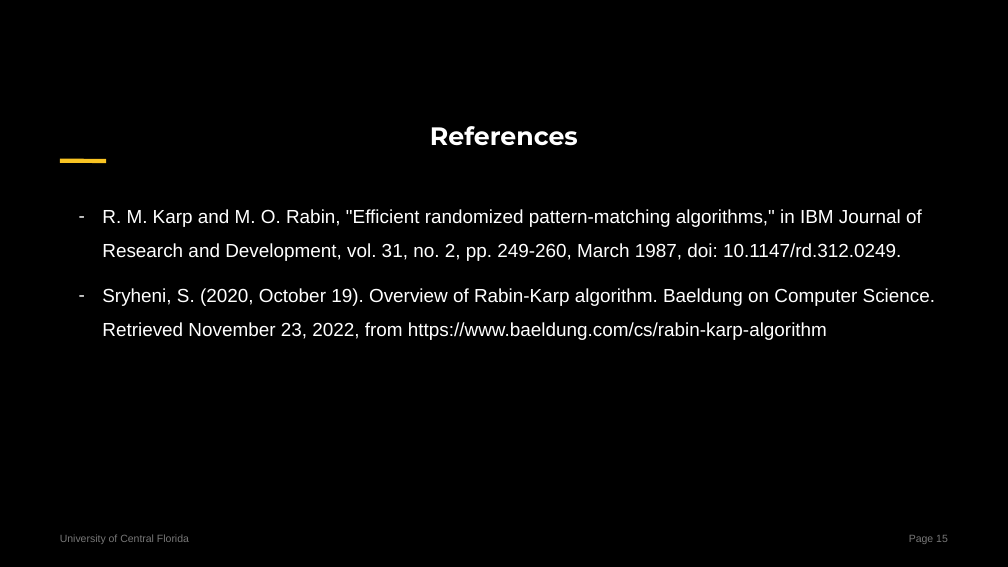
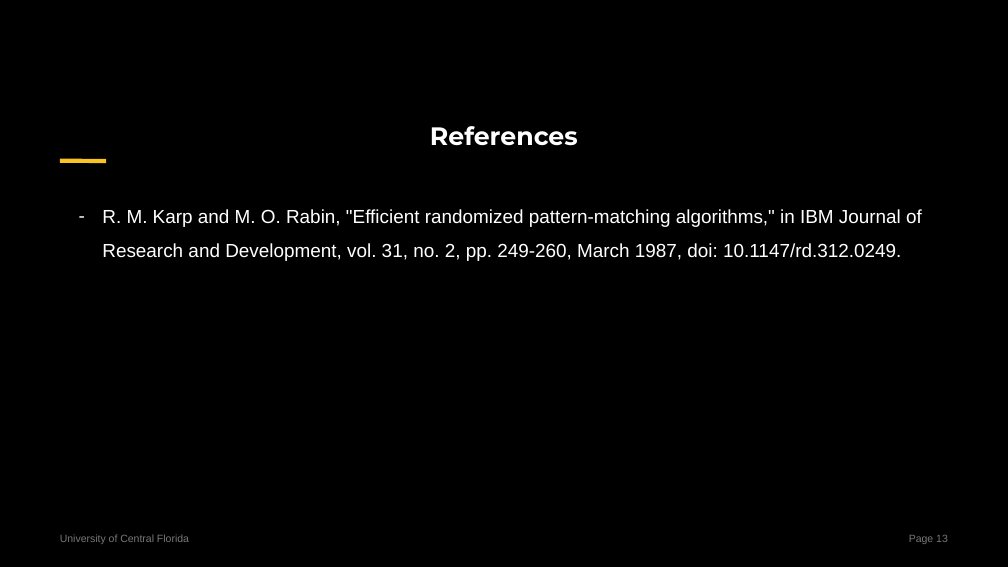
Before and after one commit to centuryhopper/Fall2022CourseContents, a slide deck: slide 13 of CAP6515/paper_presentation_files/rabin-karp-presentation.pptx (slide 15 before the commit). Drawn at 1008x567 pixels with LibreOffice and Linux fonts; fonts in the diff are those of the drawing. Boxes give left, top, right and bottom in pixels: in the first picture for what was removed or moved away, otherwise in the second. Text is boxed around its words. In the diff, an @@ line names an element or a change of style, - is before the commit and + after.

```diff
--- a/CAP6515/paper_presentation_files/rabin-karp-presentation.pptx
+++ b/CAP6515/paper_presentation_files/rabin-karp-presentation.pptx
@@ text at (102, 288, 935, 340): paragraph removed @@
-– Sryheni, S. (2020, October 19). Overview of Rabin-Karp algorithm. Baeldung on Computer Science. Retrieved November 23, 2022, from https://www.baeldung.com/cs/rabin-karp-algorithm
```
Also in this commit, not shown: 11 other slides changed, 2 slides removed.
